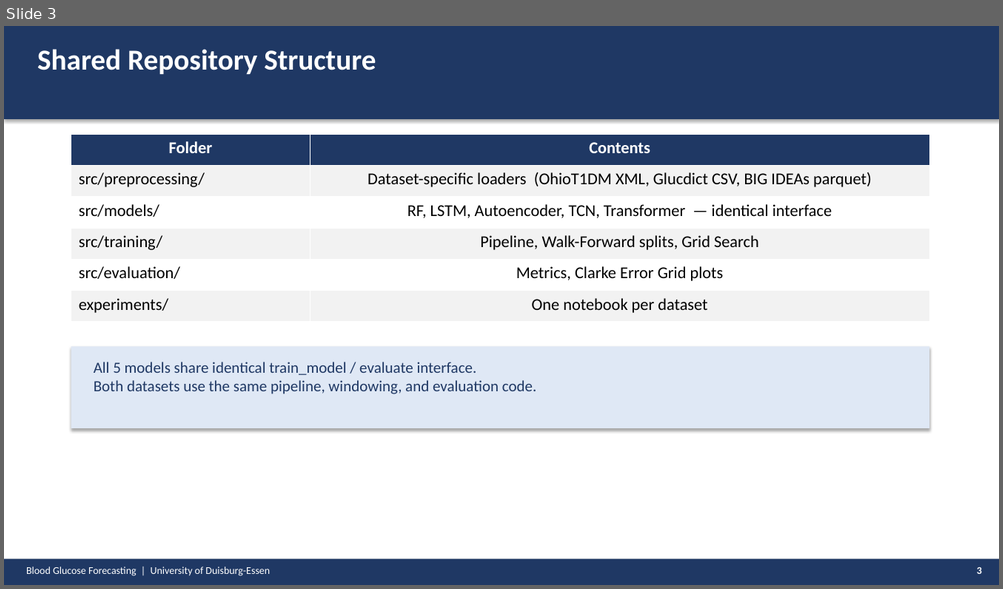
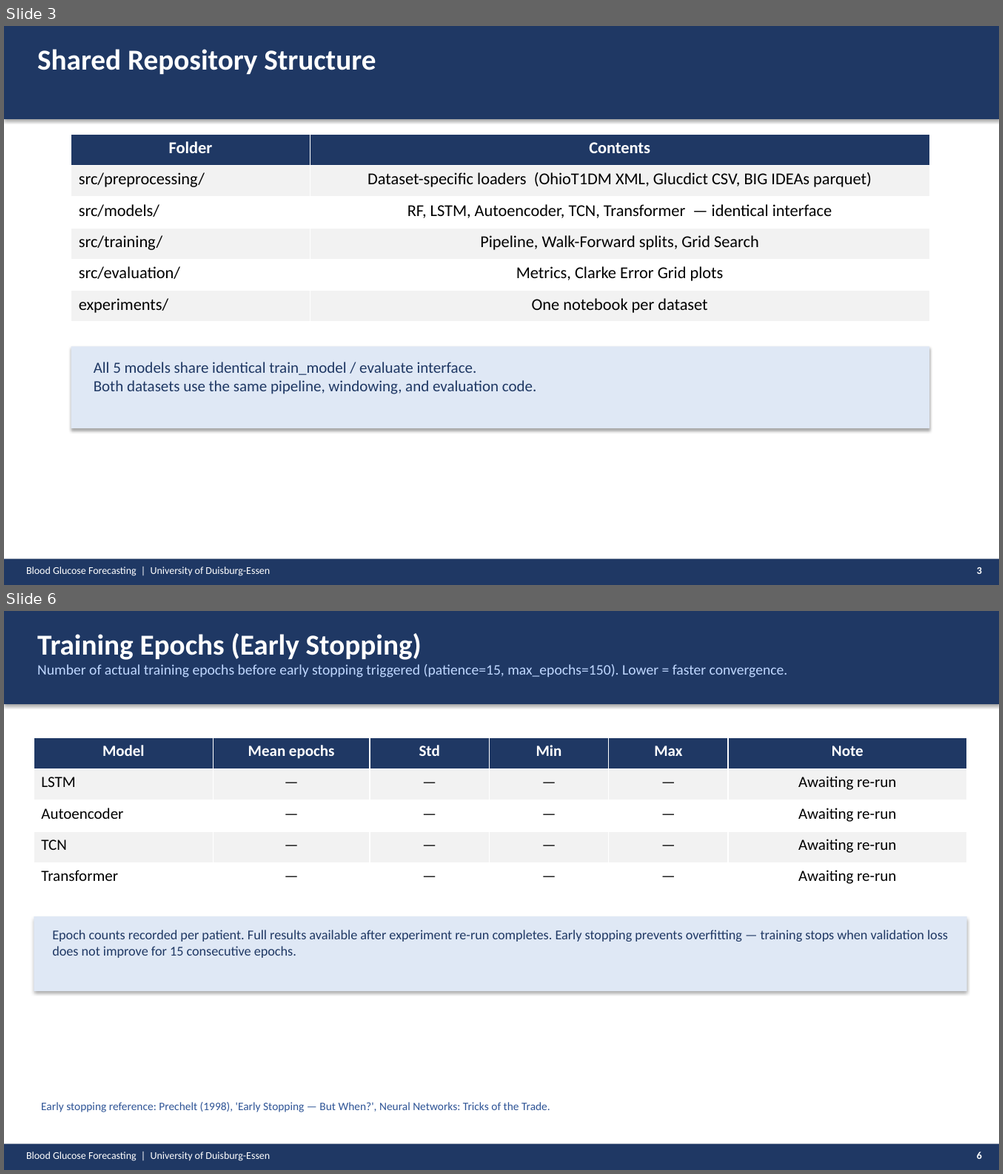
Before and after one commit to Abeeryanek/prediction-of-glucose-levels-in-type1-Diabetes, a slide deck: PRESENTATION_FINAL.pptx. Shown one above the other, each under a label of ours: slide 3 before the commit, slides 3 and 6 after it; the slides between them are not shown. The pictures are 1003x589 and 1003x1174 pixels, drawn with LibreOffice and Linux fonts; fonts in the diff are those of the drawing. Boxes give left, top, right and bottom in pixels: in the first picture for what was removed or moved away, otherwise in the second. Text is boxed around its words. In the diff, an @@ line names an element or a change of style, - is before the commit and + after.

Commit message:
fix: unify Clarke Error Grid + update presentation
metrics.py: unified Clarke implementation with complete Zone D range
- Hypo not detected: r<=70 and 70<p<=180 (full range, not just 120-180)
- Matches Abeer's structure + corrects her partial Zone D boundary
- All backward-compatible via _clarke_zone alias

PRESENTATION_FINAL.pptx:
- Slide 4: literature quotes for all 5 model parameter choices
- Slide 5: RMSE explanation and green highlight justification
- Slide 6 (new): epoch documentation placeholder — awaiting re-run
- Slide 11: explanation of why 3 features used for benchmark

```diff
--- a/PRESENTATION_FINAL.pptx
+++ b/PRESENTATION_FINAL.pptx
@@ slide 6 added at (x1=4, y1=611, x2=999, y2=1170), background #FFFFFF @@
@@ rectangle added at (x1=4, y1=611, x2=999, y2=704), fill #1F3864 @@
@@ text added at (x1=37, y1=633, x2=788, y2=678), 14 pt, text #BFD7FF @@
+Training Epochs (Early Stopping)
+Number of actual training epochs before early stopping triggered (patience=15, max_epochs=150). Lower = faster convergence.
@@ table added at (x1=34, y1=738, x2=967, y2=894), 5 rows, 6 columns @@
+Model | Mean epochs | Std | Min | Max | Note
+LSTM | — | — | — | — | Awaiting re-run
+Autoencoder | — | — | — | — | Awaiting re-run
+TCN | — | — | — | — | Awaiting re-run
+Transformer | — | — | — | — | Awaiting re-run
@@ rectangle added at (x1=34, y1=917, x2=967, y2=991), fill #DFE8F5 @@
@@ text added at (x1=52, y1=930, x2=948, y2=958), 13 pt, text #1F3864 @@
+Epoch counts recorded per patient. Full results available after experiment re-run completes. Early stopping prevents overfitting — training stops when validation loss does not improve for 15 consecutive epochs.
@@ text added at (x1=41, y1=1102, x2=550, y2=1113), 11 pt, text #2E5496 @@
+Early stopping reference: Prechelt (1998), 'Early Stopping — But When?', Neural Networks: Tricks of the Trade.
@@ rectangle added at (x1=4, y1=1145, x2=999, y2=1170), fill #1F3864 @@
@@ text added at (x1=26, y1=1152, x2=270, y2=1162), 10 pt, text #FFFFFF @@
+Blood Glucose Forecasting | University of Duisburg-Essen
@@ text added at (x1=976, y1=1152, x2=982, y2=1159), 10 pt, text #FFFFFF, bold @@
+6
```
Also in this commit, not shown: 11 slides changed, 1 other file.
